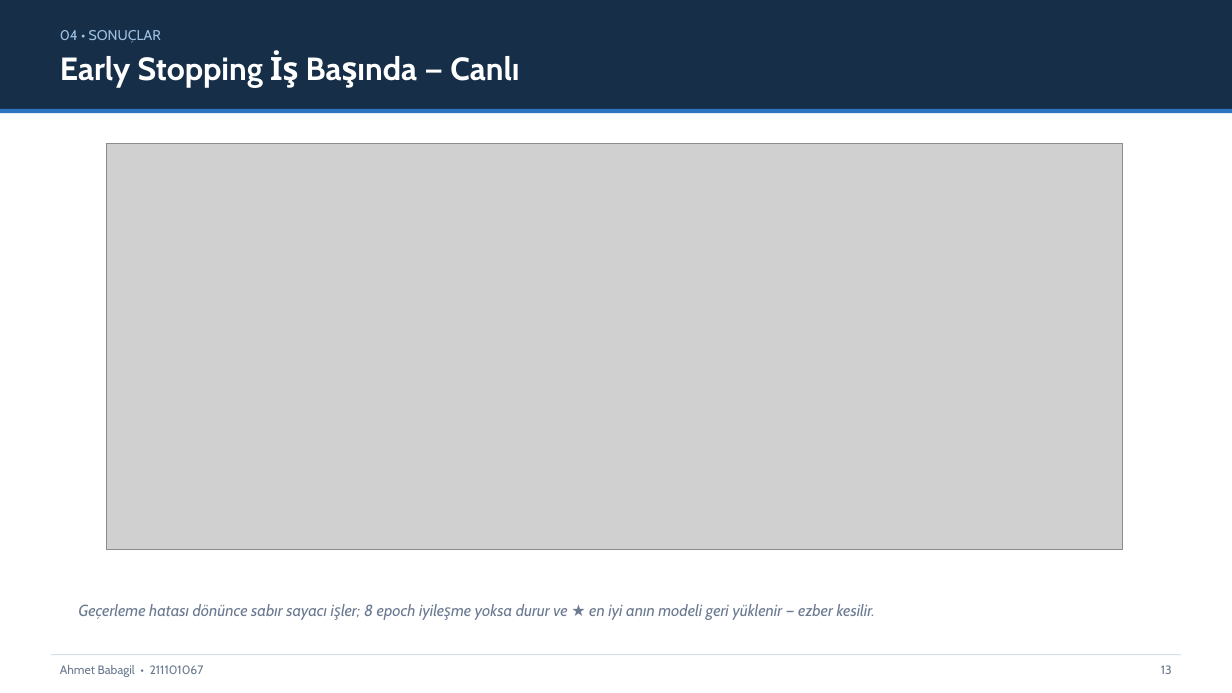
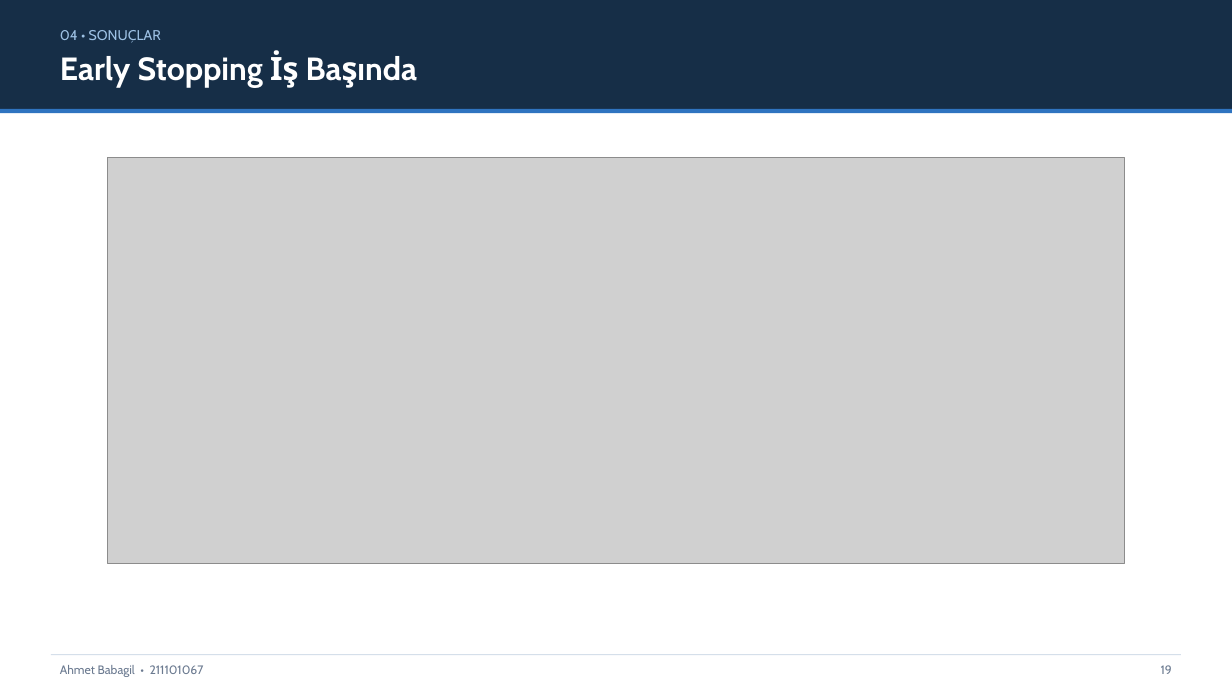
Before and after one commit to AhmetBabagil/speech-emotion-recognition, a slide deck: slide 19 of final/SUNUM_FINAL.pptx (slide 13 before the commit). Drawn at 1232x693 pixels with LibreOffice and Linux fonts; fonts in the diff are those of the drawing; grey boxes stand for pictures. Boxes give left, top, right and bottom in pixels: in the first picture for what was removed or moved away, otherwise in the second. Text is boxed around its words. In the diff, an @@ line names an element or a change of style, - is before the commit and + after.

```diff
--- a/final/SUNUM_FINAL.pptx
+++ b/final/SUNUM_FINAL.pptx
@@ text at [60,50,298,88]: text changed @@
-Early Stopping İş Başında — Canlı
+Early Stopping İş Başında
@@ picture: place and size @@
-picture at [106,143,1123,550]
+picture at [108,157,1125,564]
@@ text removed at [78,604,875,620] @@
-Geçerleme hatası dönünce sabır sayacı işler; 8 epoch iyileşme yoksa durur ve ★ en iyi anın modeli geri yüklenir — ezber kesilir.
@@ text at [1161,665,1172,674]: text changed @@
-13
+19
```
Also in this commit, not shown: 17 other slides changed, 9 slides added, 2 slides removed, 12 other files.
